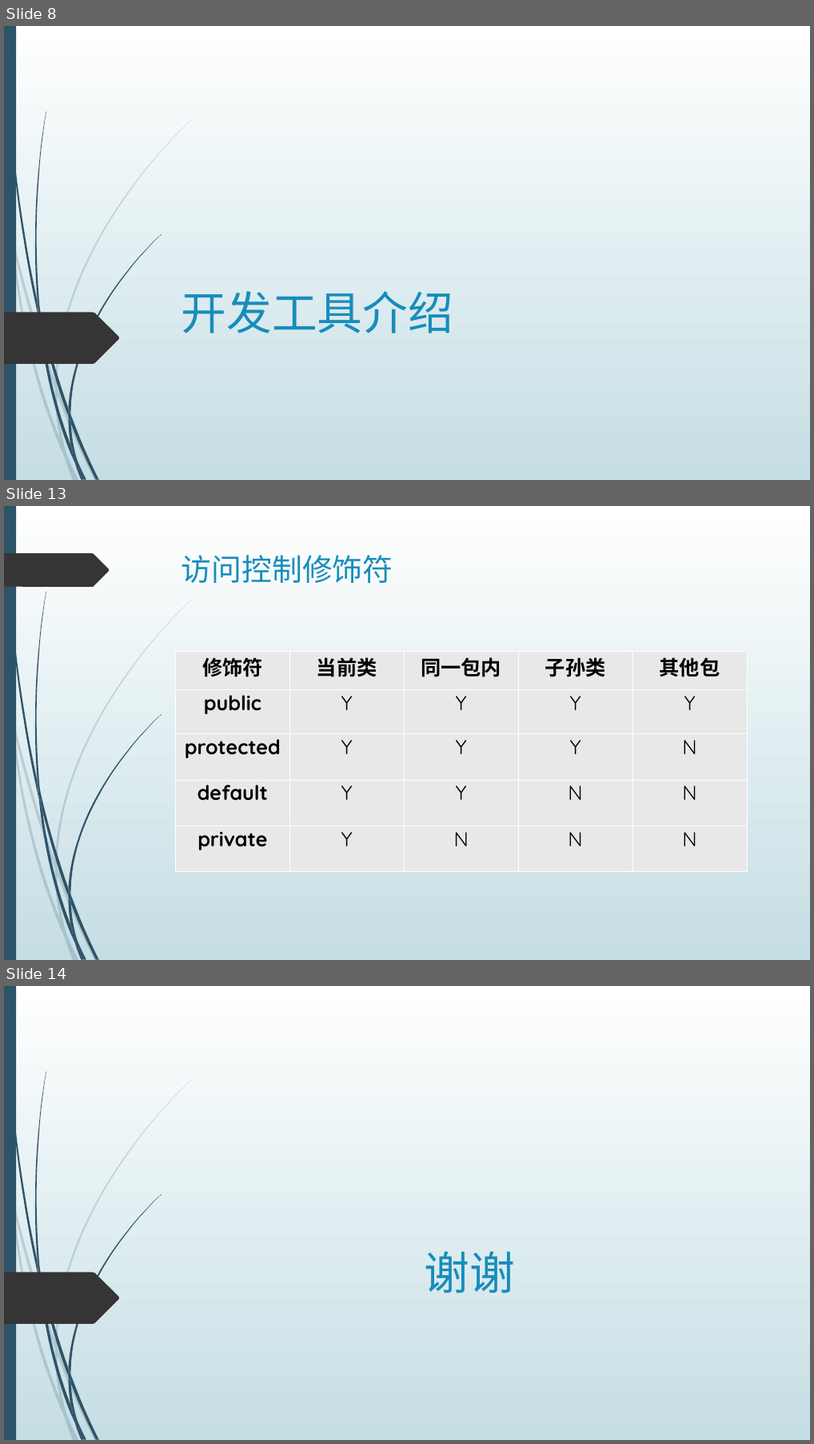
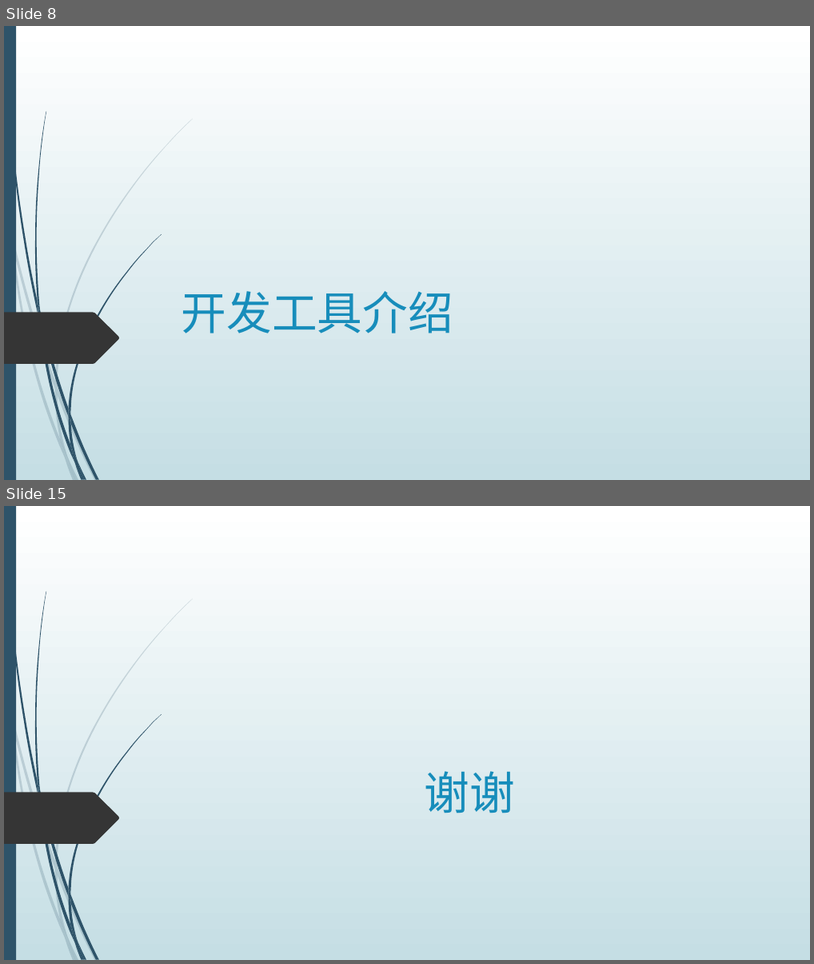
Before and after one commit to dean2015/documents, a slide deck: 201805/JAVA 基础介绍.pptx. Shown one above the other, each under a label of ours: slides 8, 13 and 14 before the commit, slides 8 and 15 after it; the slides between them are not shown. The pictures are 814x1444 and 814x964 pixels, drawn with LibreOffice and Linux fonts; fonts in the diff are those of the drawing. Boxes give left, top, right and bottom in pixels: in the first picture for what was removed or moved away, otherwise in the second. Text is boxed around its words. In the diff, an @@ line names an element or a change of style, - is before the commit and + after.

```diff
--- a/201805/JAVA 基础介绍.pptx
+++ b/201805/JAVA 基础介绍.pptx
@@ slide 13 removed at box(4, 506, 810, 960), background gradient #FFFFFF to #C5DEE5; not listed: 23 template elements that a slide beside it also shows @@
@@ freeform shape removed at box(4, 553, 110, 587) @@
@@ title removed at box(182, 555, 394, 583) @@
-访问控制修饰符
@@ table removed at box(176, 651, 747, 872), 5 rows, 5 columns @@
-修饰符 | 当前类 | 同一包内 | 子孙类 | 其他包
-public | Y | Y | Y | Y
-protected | Y | Y | Y | N
-default | Y | Y | N | N
-private | Y | N | N | N
@@ what was slide 14 is now slide 15 @@
```
Also in this commit, not shown: 4 slides changed, 6 slides added, 4 other slides removed, 3 other files.
